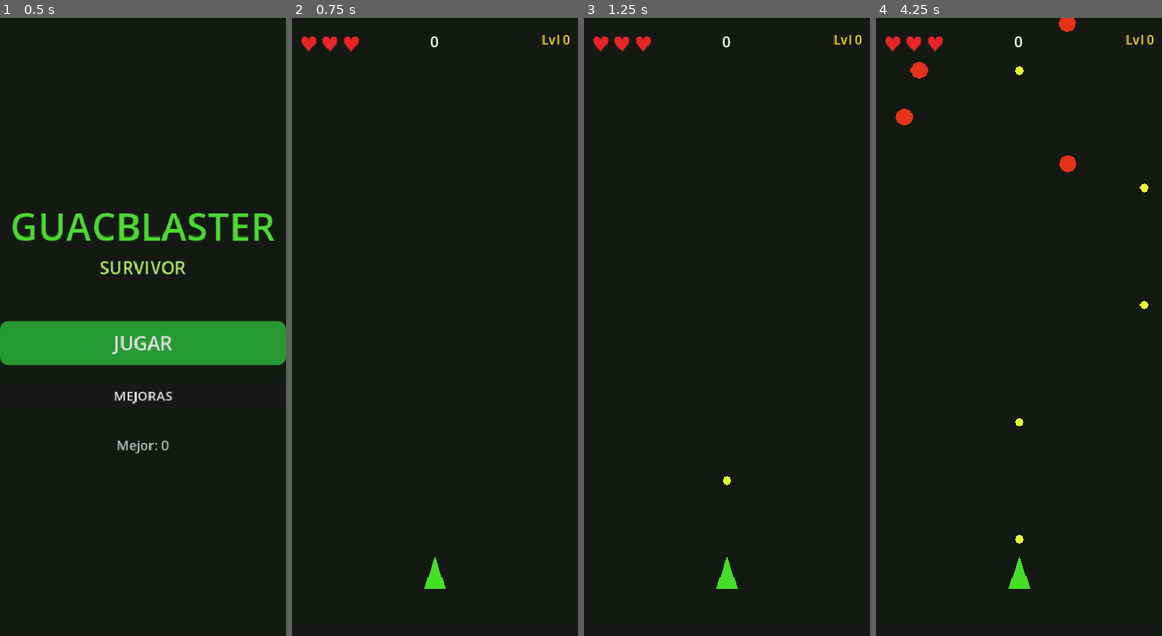
Above: before the commit, frames 1-4 (left to right).
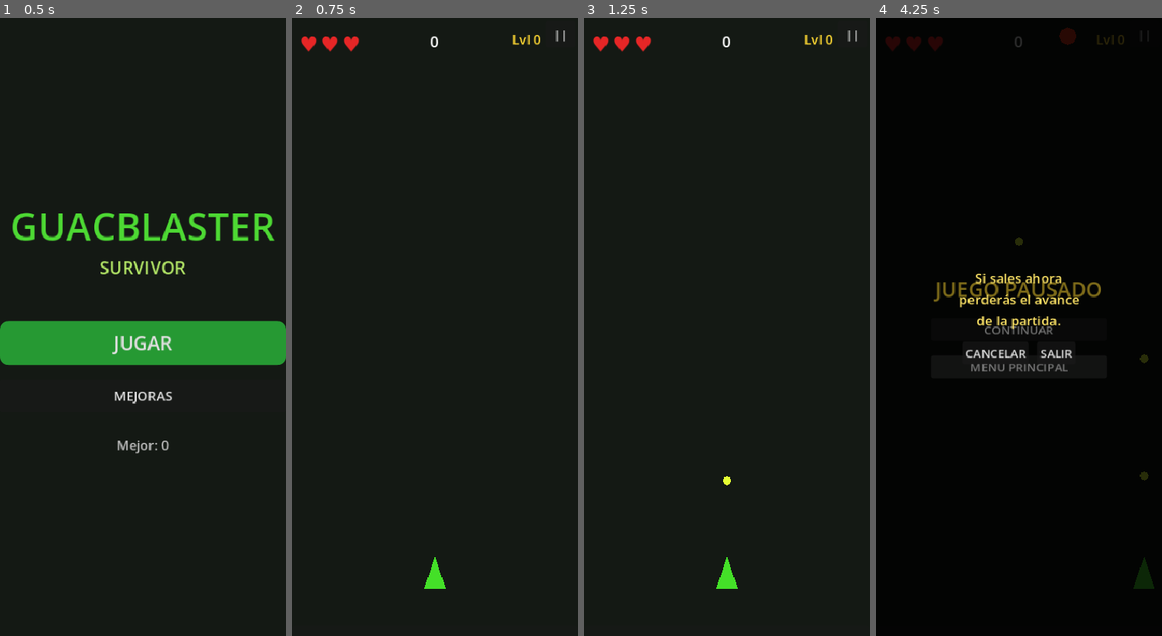
Above: after the commit, the same moments.

Repository: JoseNoIP/gb-GuacBlaster-Survivor
Game: Godot game, scene res://src/scenes/Main.tscn
Two runs of this game, one before a commit and one after it. Both use one fixed random seed, a clock stepped at 60 frames per second and the inputs below.
Inputs (mouse positions are in pixels of both pictures, inside the frame that each line leads up to):
- Up to frame 1 (0.5 s): no input
- Up to frame 2 (0.75 s): click "JUGAR" at 0.5 s
- Up to frame 3 (1.25 s): no input
- Up to frame 4 (4.25 s): click (1144, 36) at 1.25 s, where only the run after the commit has a clickable "||"; click (1019, 327) at 2 s, where only the run after the commit has a clickable "CONTINUAR"; click (1144, 36) at 2.75 s, where only the run after the commit has a clickable "||"; click (1019, 364) at 3.5 s, where only the run after the commit has a clickable "MENU PRINCIPAL"

Frame 1 is identical in both runs. In frame 2, 0.2% of the frame differs, in the area x 77-98%, y 2-5%; in frame 3, 0.2%; in frame 4, 3.3%, in the area x 2-98%, y 0-93%.

Commit message:
Pause Screen and Shake Damage

Diff:
--- a/src/core/EventBus.gd
+++ b/src/core/EventBus.gd
@@ -5,6 +5,7 @@
 # --- Player ---
 signal player_health_changed(current: int, maximum: int)
 signal player_died()
+signal player_damaged()
 signal player_level_up(new_level: int)
 
 # --- Enemies ---
--- a/src/core/GameManager.gd
+++ b/src/core/GameManager.gd
@@ -32,6 +32,20 @@
 
 func get_state() -> GameState:
 	return _state
+
+func pause_game() -> void:
+	if _state != GameState.PLAYING:
+		return
+	_state = GameState.PAUSED
+	get_tree().paused = true
+	EventBus.game_paused.emit(true)
+
+func resume_game() -> void:
+	if _state != GameState.PAUSED:
+		return
+	_state = GameState.PLAYING
+	get_tree().paused = false
+	EventBus.game_paused.emit(false)
 
 func get_score() -> int:
 	return _score
--- a/src/features/player/Player.gd
+++ b/src/features/player/Player.gd
@@ -82,6 +82,7 @@
 		return
 	_health = maxi(_health - amount, 0)
 	EventBus.player_health_changed.emit(_health, _max_health)
+	EventBus.player_damaged.emit()
 	if _health == 0:
 		_die()
 
--- a/src/features/ui/HUD.gd
+++ b/src/features/ui/HUD.gd
@@ -26,6 +26,7 @@
 var _xp_bar: ProgressBar
 var _score_label: Label
 var _level_label: Label
+var _pause_btn: Button
 var _powerup_panel: Control
 var _card_buttons: Array[Button] = []
 var _current_options: Array = []
@@ -46,6 +47,7 @@
 	_build_score_and_level()
 	_build_xp_bar()
 	_build_powerup_panel()
+	_build_pause_button()
 
 func _build_hearts() -> void:
 	var container := HBoxContainer.new()
@@ -81,8 +83,8 @@
 	_level_label.horizontal_alignment = HORIZONTAL_ALIGNMENT_RIGHT
 	_level_label.anchor_left = 1.0
 	_level_label.anchor_right = 1.0
-	_level_label.offset_left = -90.0
-	_level_label.offset_right = -10.0
+	_level_label.offset_left = -140.0
+	_level_label.offset_right = -50.0
 	_level_label.offset_top = 16.0
 	_level_label.offset_bottom = 44.0
 	add_child(_level_label)
@@ -101,6 +103,21 @@
 	_xp_bar.offset_bottom = 0.0
 	add_child(_xp_bar)
 
+func _build_pause_button() -> void:
+	_pause_btn = Button.new()
+	_pause_btn.text = "||"
+	_pause_btn.anchor_left = 1.0
+	_pause_btn.anchor_right = 1.0
+	_pause_btn.offset_left = -44.0
+	_pause_btn.offset_right = -4.0
+	_pause_btn.offset_top = 4.0
+	_pause_btn.offset_bottom = 40.0
+	_pause_btn.pressed.connect(func(): GameManager.pause_game())
+	add_child(_pause_btn)
+
+func get_pause_button() -> Button:
+	return _pause_btn
+
 func _build_powerup_panel() -> void:
 	_powerup_panel = Control.new()
 	_powerup_panel.set_anchors_preset(Control.PRESET_FULL_RECT)
@@ -194,8 +211,10 @@
 	_level_label.text = "Lvl 0"
 	_xp_bar.value = 0.0
 	_powerup_panel.hide()
+	_pause_btn.disabled = false
 	for lbl: Label in _heart_labels:
 		lbl.add_theme_color_override("font_color", HEART_FULL_COLOR)
 
 func _on_game_over(_score: int, _duration: float) -> void:
 	_powerup_panel.hide()
+	_pause_btn.disabled = true
--- /dev/null
+++ b/src/features/ui/PauseScreen.gd
@@ -0,0 +1,143 @@
+class_name PauseScreen
+extends CanvasLayer
+## Pause overlay. process_mode=ALWAYS so buttons receive input while tree is paused.
+## "Ir al menú" shows a confirmation panel before abandoning the session.
+
+var _panel: Control
+var _resume_btn: Button
+var _menu_btn: Button
+var _confirm_panel: Control
+var _confirm_cancel_btn: Button
+var _confirm_exit_btn: Button
+
+func _ready() -> void:
+	layer = 30
+	process_mode = Node.PROCESS_MODE_ALWAYS
+	_build_ui()
+	_build_confirm_panel()
+	hide()
+	EventBus.game_paused.connect(_on_game_paused)
+
+func _build_ui() -> void:
+	var bg := ColorRect.new()
+	bg.color = Color(0.0, 0.0, 0.0, 0.65)
+	bg.set_anchors_preset(Control.PRESET_FULL_RECT)
+	add_child(bg)
+
+	_panel = Control.new()
+	_panel.anchor_left = 0.5
+	_panel.anchor_right = 0.5
+	_panel.anchor_top = 0.5
+	_panel.anchor_bottom = 0.5
+	_panel.offset_left = -120.0
+	_panel.offset_right = 120.0
+	_panel.offset_top = -110.0
+	_panel.offset_bottom = 110.0
+	add_child(_panel)
+
+	var vbox := VBoxContainer.new()
+	vbox.add_theme_constant_override("separation", 20)
+	vbox.set_anchors_preset(Control.PRESET_FULL_RECT)
+	vbox.alignment = BoxContainer.ALIGNMENT_CENTER
+	_panel.add_child(vbox)
+
+	var title := Label.new()
+	title.text = "JUEGO PAUSADO"
+	title.horizontal_alignment = HORIZONTAL_ALIGNMENT_CENTER
+	title.add_theme_font_size_override("font_size", 28)
+	title.add_theme_color_override("font_color", Color(1.0, 0.85, 0.2))
+	vbox.add_child(title)
+
+	_resume_btn = Button.new()
+	_resume_btn.text = "CONTINUAR"
+	_resume_btn.pressed.connect(_on_resume_pressed)
+	vbox.add_child(_resume_btn)
+
+	_menu_btn = Button.new()
+	_menu_btn.text = "MENU PRINCIPAL"
+	_menu_btn.pressed.connect(_on_menu_pressed)
+	vbox.add_child(_menu_btn)
+
+func _build_confirm_panel() -> void:
+	_confirm_panel = Control.new()
+	_confirm_panel.set_anchors_preset(Control.PRESET_FULL_RECT)
+	_confirm_panel.hide()
+	add_child(_confirm_panel)
+
+	var dim := ColorRect.new()
+	dim.color = Color(0.0, 0.0, 0.0, 0.5)
+	dim.set_anchors_preset(Control.PRESET_FULL_RECT)
+	_confirm_panel.add_child(dim)
+
+	var box := VBoxContainer.new()
+	box.add_theme_constant_override("separation", 16)
+	box.anchor_left = 0.5
+	box.anchor_right = 0.5
+	box.anchor_top = 0.5
+	box.anchor_bottom = 0.5
+	box.offset_left = -130.0
+	box.offset_right = 130.0
+	box.offset_top = -80.0
+	box.offset_bottom = 80.0
+	_confirm_panel.add_child(box)
+
+	var warning := Label.new()
+	warning.text = "Si sales ahora\nperderás el avance\nde la partida."
+	warning.horizontal_alignment = HORIZONTAL_ALIGNMENT_CENTER
+	warning.add_theme_font_size_override("font_size", 18)
+	warning.add_theme_color_override("font_color", Color(1.0, 0.9, 0.4))
+	box.add_child(warning)
+
+	var buttons := HBoxContainer.new()
+	buttons.add_theme_constant_override("separation", 12)
+	buttons.alignment = BoxContainer.ALIGNMENT_CENTER
+	box.add_child(buttons)
+
+	_confirm_cancel_btn = Button.new()
+	_confirm_cancel_btn.text = "CANCELAR"
+	_confirm_cancel_btn.pressed.connect(_on_confirm_cancel_pressed)
+	buttons.add_child(_confirm_cancel_btn)
+
+	_confirm_exit_btn = Button.new()
+	_confirm_exit_btn.text = "SALIR"
+	_confirm_exit_btn.pressed.connect(_on_confirm_exit_pressed)
+	buttons.add_child(_confirm_exit_btn)
+
+func _on_game_paused(is_paused: bool) -> void:
+	if is_paused:
+		show()
+	else:
+		hide()
+		_confirm_panel.hide()
+
+func _on_resume_pressed() -> void:
+	GameManager.resume_game()
+
+func _on_menu_pressed() -> void:
+	_confirm_panel.show()
+
+func _on_confirm_cancel_pressed() -> void:
+	_confirm_panel.hide()
+
+func _on_confirm_exit_pressed() -> void:
+	_confirm_panel.hide()
+	GameManager.resume_game()
+	EventBus.menu_requested.emit()
+
+func get_panel() -> Control:
+	return _panel
+
+func get_resume_button() -> Button:
+	return _resume_btn
+
+func get_menu_button() -> Button:
+	return _menu_btn
+
+func get_confirm_panel() -> Control:
+	return _confirm_panel
+
+func get_confirm_cancel_button() -> Button:
+	return _confirm_cancel_btn
+
+func get_confirm_exit_button() -> Button:
+	return _confirm_exit_btn
--- a/src/scenes/Game.gd
+++ b/src/scenes/Game.gd
@@ -1,10 +1,31 @@
 extends Node2D
-## Game scene controller. Starts the session on load.
+## Game scene controller. Starts the session on load and handles screen shake.
+
+const SHAKE_DURATION: float = 0.3
+const SHAKE_STRENGTH: float = 5.0
+
+var _shake_timer: float = 0.0
+
+@onready var _camera: Camera2D = $Camera2D
 
 func _ready() -> void:
 	GameManager.start_game()
 	EventBus.restart_requested.connect(_on_restart_requested)
 	EventBus.menu_requested.connect(_on_menu_requested)
+	EventBus.player_damaged.connect(_on_player_damaged)
+
+func _process(delta: float) -> void:
+	if _shake_timer > 0.0:
+		_shake_timer -= delta
+		_camera.offset = Vector2(
+			randf_range(-SHAKE_STRENGTH, SHAKE_STRENGTH),
+			randf_range(-SHAKE_STRENGTH * 0.5, SHAKE_STRENGTH * 0.5)
+		)
+	elif _camera.offset != Vector2.ZERO:
+		_camera.offset = Vector2.ZERO
+
+func _on_player_damaged() -> void:
+	_shake_timer = SHAKE_DURATION
 
 func _on_restart_requested() -> void:
 	get_tree().change_scene_to_file.call_deferred("res://src/scenes/Game.tscn")
--- a/src/scenes/Game.tscn
+++ b/src/scenes/Game.tscn
@@ -13,6 +13,7 @@
 [ext_resource type="PackedScene" path="res://src/features/ui/GameOverScreen.tscn" id="11"]
 [ext_resource type="PackedScene" path="res://src/features/enemies/EnemyBoss.tscn" id="12"]
 [ext_resource type="Script" path="res://src/features/gems/GemSpawner.gd" id="13"]
+[ext_resource type="Script" path="res://src/features/ui/PauseScreen.gd" id="14"]
 
 [node name="Game" type="Node2D"]
 script = ExtResource("1")
@@ -44,3 +45,9 @@
 script = ExtResource("13")
 
 [node name="GameOverScreen" parent="." instance=ExtResource("11")]
+
+[node name="Camera2D" type="Camera2D" parent="."]
+position = Vector2(195, 422)
+
+[node name="PauseScreen" type="CanvasLayer" parent="."]
+script = ExtResource("14")
--- /dev/null
+++ b/tests/unit/test_pause.gd
@@ -0,0 +1,95 @@
+extends GutTest
+## Tests for pause system: GameManager state, PauseScreen visibility, signals.
+
+const PauseScreenGd := preload("res://src/features/ui/PauseScreen.gd")
+
+var _screen: PauseScreenGd
+
+func before_each() -> void:
+	GameManager.start_game()
+	_screen = PauseScreenGd.new()
+	add_child_autofree(_screen)
+
+func after_each() -> void:
+	if get_tree().paused:
+		get_tree().paused = false
+
+# --- PauseScreen UI ---
+
+func test_pause_screen_hidden_by_default() -> void:
+	assert_false(_screen.visible)
+
+func test_pause_screen_has_panel() -> void:
+	assert_not_null(_screen.get_panel())
+
+func test_pause_screen_has_resume_button() -> void:
+	assert_not_null(_screen.get_resume_button())
+
+func test_pause_screen_has_menu_button() -> void:
+	assert_not_null(_screen.get_menu_button())
+
+func test_pause_screen_shows_on_game_paused_true() -> void:
+	EventBus.game_paused.emit(true)
+	assert_true(_screen.visible)
+
+func test_pause_screen_hides_on_game_paused_false() -> void:
+	EventBus.game_paused.emit(true)
+	EventBus.game_paused.emit(false)
+	assert_false(_screen.visible)
+
+# --- GameManager pause/resume ---
+
+func test_pause_game_changes_state_to_paused() -> void:
+	GameManager.pause_game()
+	assert_eq(GameManager.get_state(), GameManager.GameState.PAUSED)
+
+func test_resume_game_changes_state_to_playing() -> void:
+	GameManager.pause_game()
+	GameManager.resume_game()
+	assert_eq(GameManager.get_state(), GameManager.GameState.PLAYING)
+
+func test_pause_game_emits_signal() -> void:
+	watch_signals(EventBus)
+	GameManager.pause_game()
+	assert_signal_emitted_with_parameters(EventBus, "game_paused", [true])
+
+func test_resume_game_emits_signal() -> void:
+	GameManager.pause_game()
+	watch_signals(EventBus)
+	GameManager.resume_game()
+	assert_signal_emitted_with_parameters(EventBus, "game_paused", [false])
+
+func test_pause_ignored_when_not_playing() -> void:
+	GameManager.pause_game()
+	GameManager.pause_game()
+	assert_eq(GameManager.get_state(), GameManager.GameState.PAUSED)
+
+# --- Confirm-exit flow ---
+
+func test_confirm_panel_hidden_initially() -> void:
+	assert_false(_screen.get_confirm_panel().visible)
+
+func test_menu_button_shows_confirm_panel() -> void:
+	EventBus.game_paused.emit(true)
+	_screen.get_menu_button().pressed.emit()
+	assert_true(_screen.get_confirm_panel().visible)
+
+func test_confirm_cancel_hides_confirm_panel() -> void:
+	EventBus.game_paused.emit(true)
+	_screen.get_menu_button().pressed.emit()
+	_screen.get_confirm_cancel_button().pressed.emit()
+	assert_false(_screen.get_confirm_panel().visible)
+
+func test_confirm_exit_emits_menu_requested() -> void:
+	EventBus.game_paused.emit(true)
+	_screen.get_menu_button().pressed.emit()
+	GameManager.pause_game()
+	watch_signals(EventBus)
+	_screen.get_confirm_exit_button().pressed.emit()
+	assert_signal_emitted(EventBus, "menu_requested")
+
+func test_resume_hides_confirm_panel() -> void:
+	EventBus.game_paused.emit(true)
+	_screen.get_menu_button().pressed.emit()
+	EventBus.game_paused.emit(false)
+	assert_false(_screen.get_confirm_panel().visible)
Not shown: 1 places in src/scenes/Game.tscn that only renumber resources
